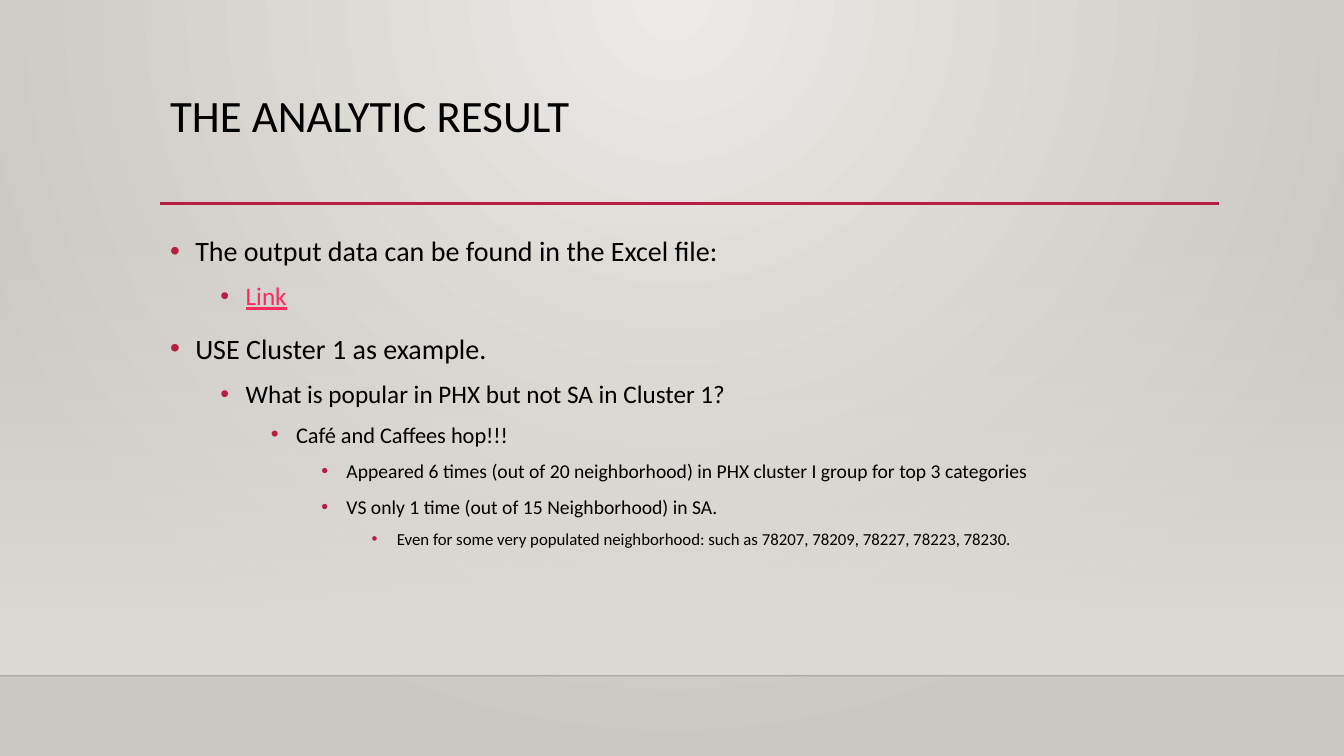
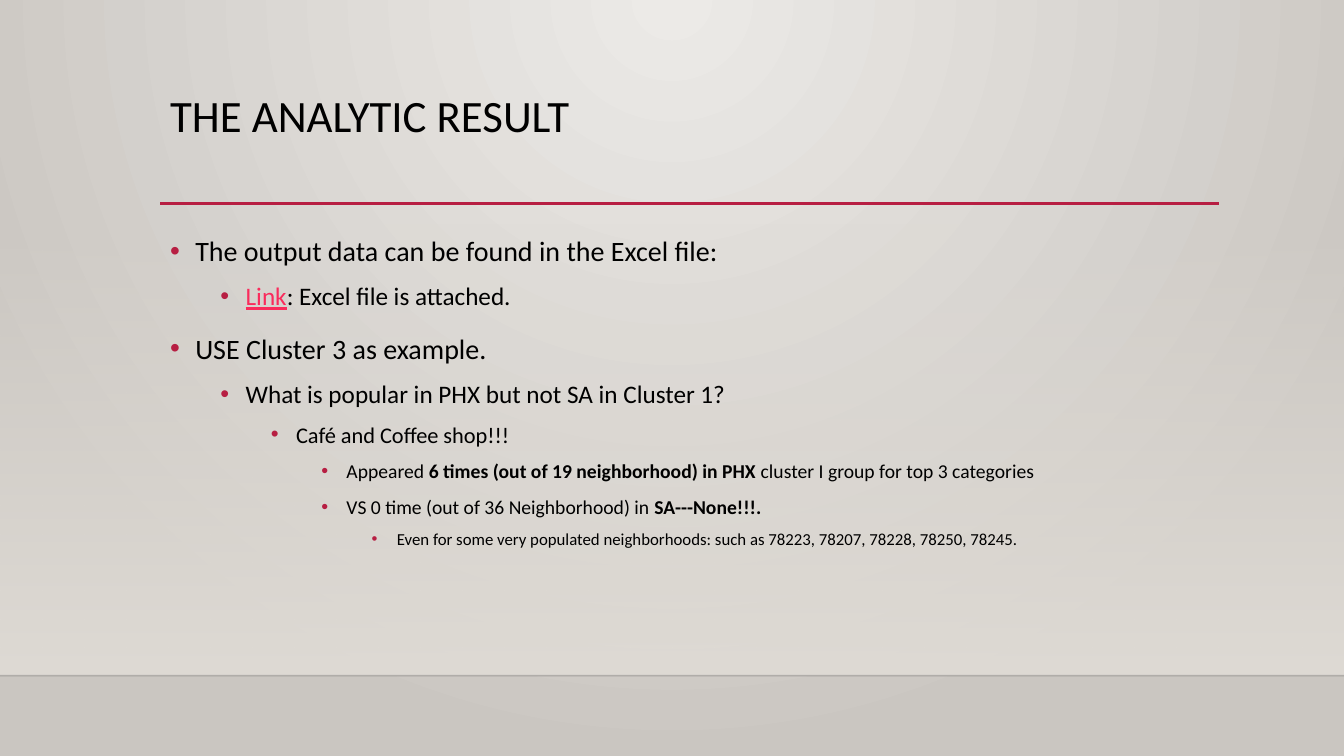
Before and after one commit to cinderjohn/IBMCapStone, a slide deck: slide 8 of The Final Report.pptx (slide 5 before the commit). Drawn at 1344x756 pixels with LibreOffice and Linux fonts; fonts in the diff are those of the drawing; background and template pictures are left out. Boxes give left, top, right and bottom in pixels: in the first picture for what was removed or moved away, otherwise in the second. Text is boxed around its words. In the diff, an @@ line names an element or a change of style, - is before the commit and + after.

```diff
--- a/The Final Report.pptx
+++ b/The Final Report.pptx
@@ text at box(195, 287, 511, 364): text changed; size 20 to 18 pt @@
-  • Link
-• USE Cluster 1 as example.
+  • Link: Excel file is attached.
+• USE Cluster 3 as example.
@@ text at box(296, 427, 1034, 548): text changed @@
-    • Café and Caffees hop!!!
-      • Appeared 6 times (out of 20 neighborhood) in PHX cluster I group for top 3 categories
-      • VS only 1 time (out of 15 Neighborhood) in SA.
-        • Even for some very populated neighborhood: such as 78207, 78209, 78227, 78223, 78230.
+    • Café and Coffee shop!!!
+      • Appeared 6 times (out of 19 neighborhood) in PHX cluster I group for top 3 categories
+      • VS 0 time (out of 36 Neighborhood) in SA---None!!!.
+        • Even for some very populated neighborhoods: such as 78223, 78207, 78228, 78250, 78245.
```
Also in this commit, not shown: 3 other slides changed, 3 slides added, 2 other files.
